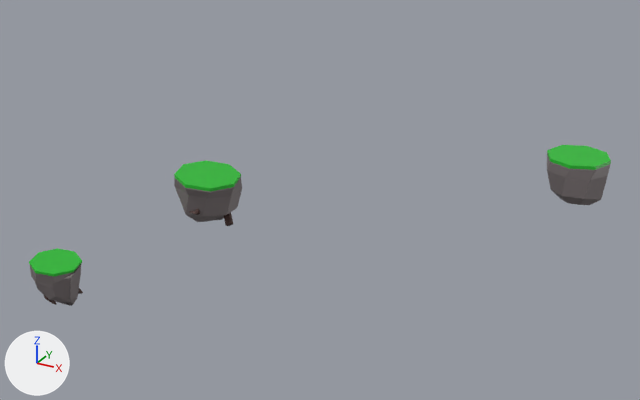
Renders of the glTF model 3DMPGames/models/rocks.glb from each side of a commit.
Both versions are drawn from a 50 mm lens placed at (13.21, -24.41, 11.9), pointed at (0.51, -1.33, 0.36). Arrows for +X, +Y and +Z are at lower left; the lights stay in place. Where no turn or scale is listed for an object, it has been applied to the vertices.

Names of what the first picture shows: 'grass', 'grass.001', 'rock', 'rock.001', 'rock.002'.
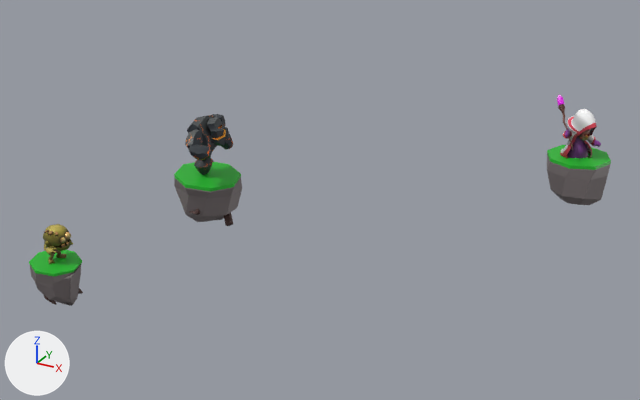
What changed in the scene script:
```text
Add img_zombie_1_color:
    img_zombie_1_color = load_image('zombie_1_color', '_unpacked/zombie_1_color', 1024, 1024, 'sRGB')
Add img_golem1_color:
    img_golem1_color = load_image('golem1_color', '_unpacked/golem1_color', 1024, 1024, 'sRGB')
Add img_white_wizard2_color:
    img_white_wizard2_color = load_image('white_wizard2_color', '_unpacked/white_wizard2_color', 1024, 1024, 'sRGB')
Add mat_zombie_001:
    mat_zombie_001 = principled_material('zombie.001')
    mat_zombie_001.texture = img_zombie_1_color
    mat_zombie_001.metallic = 0.331
    mat_zombie_001.roughness = 0.445
Add mat_golem_001:
    mat_golem_001 = principled_material('golem.001')
    mat_golem_001.texture = img_golem1_color
    mat_golem_001.metallic = 0.12
    mat_golem_001.roughness = 0.531
Add mat_red_wizard:
    mat_red_wizard = principled_material('red_wizard')
    mat_red_wizard.texture = img_white_wizard2_color
    mat_red_wizard.roughness = 0.489
Add me_cube_037:
    me_cube_037.from_pydata(...)  # 602 vertices, 1146 faces; spans x -0.154..0.891, y -0.487..0.548, z 0.031..1.408
    me_cube_037.materials.append(mat_zombie_001)  # picture img_zombie_1_color
Add me_cube_022:
    me_cube_022.from_pydata(...)  # 219 vertices, 410 faces; spans x -0.32..0.86, y -1.21..1.01, z 0.0..1.75
    me_cube_022.materials.append(mat_golem_001)  # picture img_golem1_color
Add me_cube_002:
    me_cube_002.from_pydata(...)  # 767 vertices, 1428 faces; spans x -0.47..0.71, y -0.57..0.67, z -1.34..0.32
    me_cube_002.materials.append(mat_red_wizard)  # picture img_white_wizard2_color
Add me_cylinder_005:
    me_cylinder_005.from_pydata(...)  # 54 vertices, 100 faces; spans x -0.27..0.596, y -0.277..0.718, z -0.124..1.303
    me_cylinder_005.materials.append(mat_red_wizard)  # picture img_white_wizard2_color
Add ob_zombie1:
    ob_zombie1 = bpy.data.objects.new('zombie1', me_cube_037)
    ob_zombie1.location = (-8.73, -4.33, -2.76)
Add ob_golem:
    ob_golem = bpy.data.objects.new('golem', me_cube_022)
    ob_golem.location = (-0.33, -6.3, 2.82)
Add ob_wizard:
    ob_wizard = bpy.data.objects.new('wizard', me_cube_002)
    ob_wizard.location = (7.59, 2.46, 3.2)
Add ob_staff:
    ob_staff = bpy.data.objects.new('staff', me_cylinder_005)
    ob_staff.location = (7.08, 1.99, 2.48)
```

What differs and where, as boxes [x1, y1, x2, y2] in the pictures (640 x 400 px):
'golem', added
    after: [185, 114, 233, 175]
'wizard', added
    after: [560, 109, 601, 158]
'zombie1', added (yellow)
    after: [43, 224, 73, 264]
'staff', added
    after: [557, 94, 573, 150]
